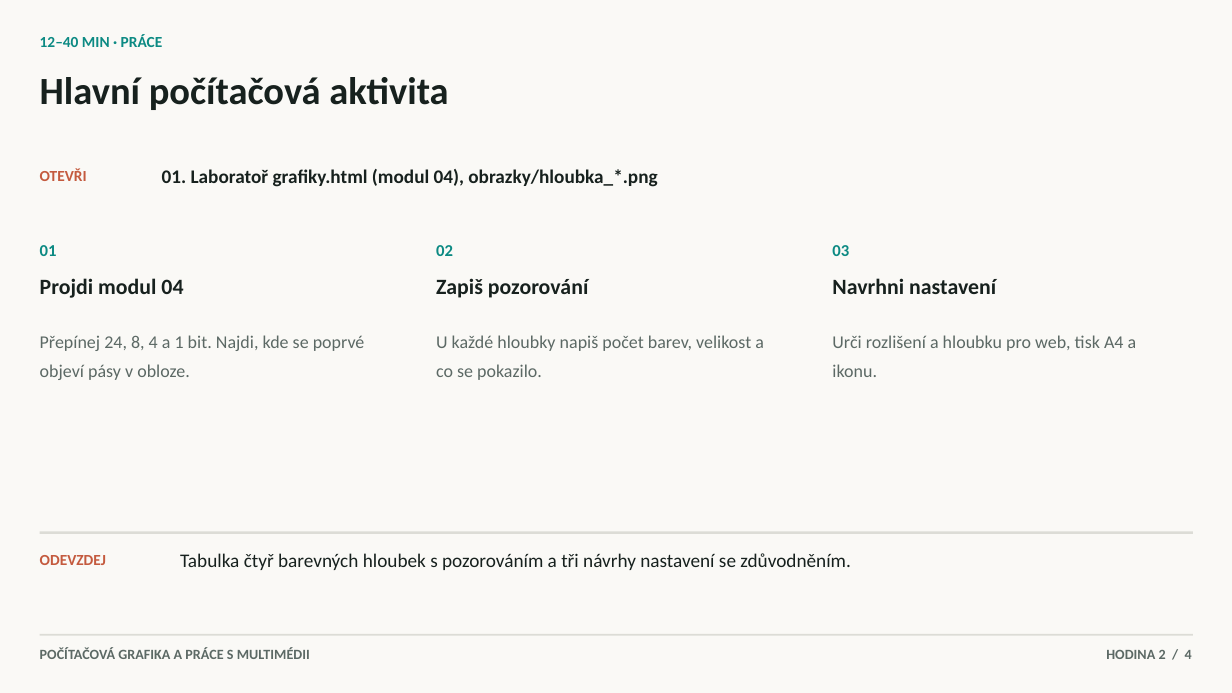
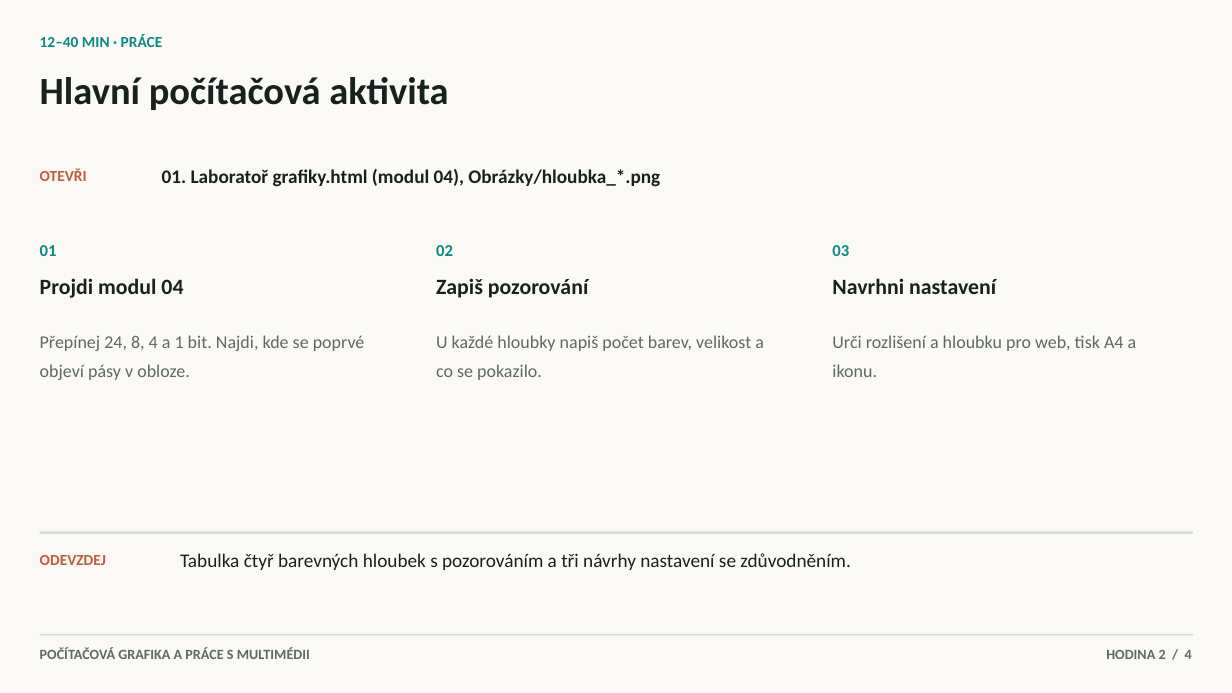
Before and after one commit to hlaska18/karel_hlas-web, a slide deck: slide 4 of public/materialy/1L/6/Prezentace k hodinám/2. Rozlišení, barvy a barevná hloubka.pptx. Drawn at 1232x693 pixels with LibreOffice and Linux fonts; fonts in the diff are those of the drawing. Boxes give left, top, right and bottom in pixels: in the first picture for what was removed or moved away, otherwise in the second. Text is boxed around its words. In the diff, an @@ line names an element or a change of style, - is before the commit and + after.

```diff
--- a/public/materialy/1L/6/Prezentace k hodinám/2. Rozlišení, barvy a barevná hloubka.pptx
+++ b/public/materialy/1L/6/Prezentace k hodinám/2. Rozlišení, barvy a barevná hloubka.pptx
@@ text at [162,169,660,187]: text changed @@
-01. Laboratoř grafiky.html (modul 04), obrazky/hloubka_*.png
+01. Laboratoř grafiky.html (modul 04), Obrázky/hloubka_*.png
```
Also in this commit, not shown: 53 other files.
